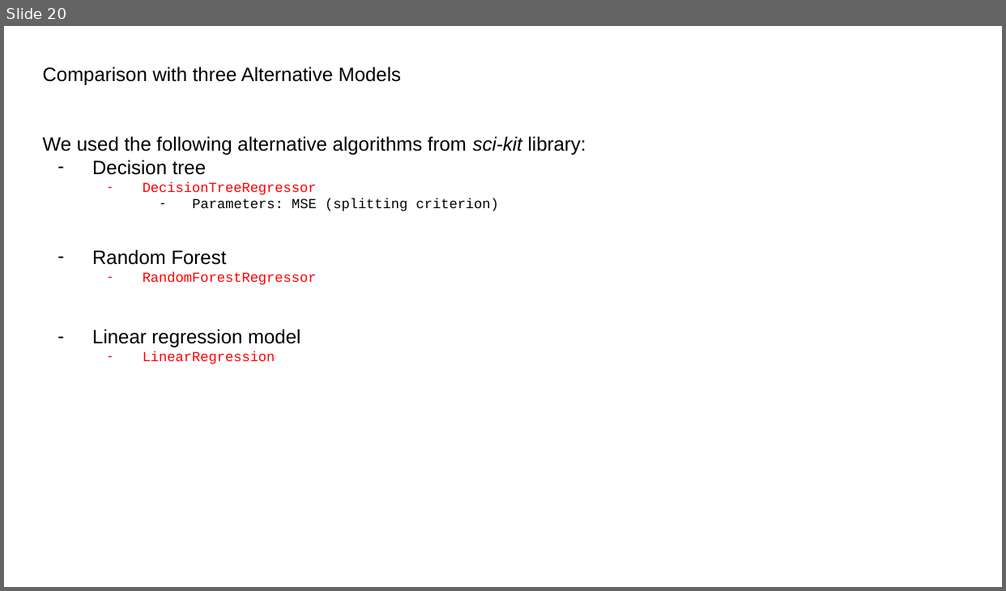
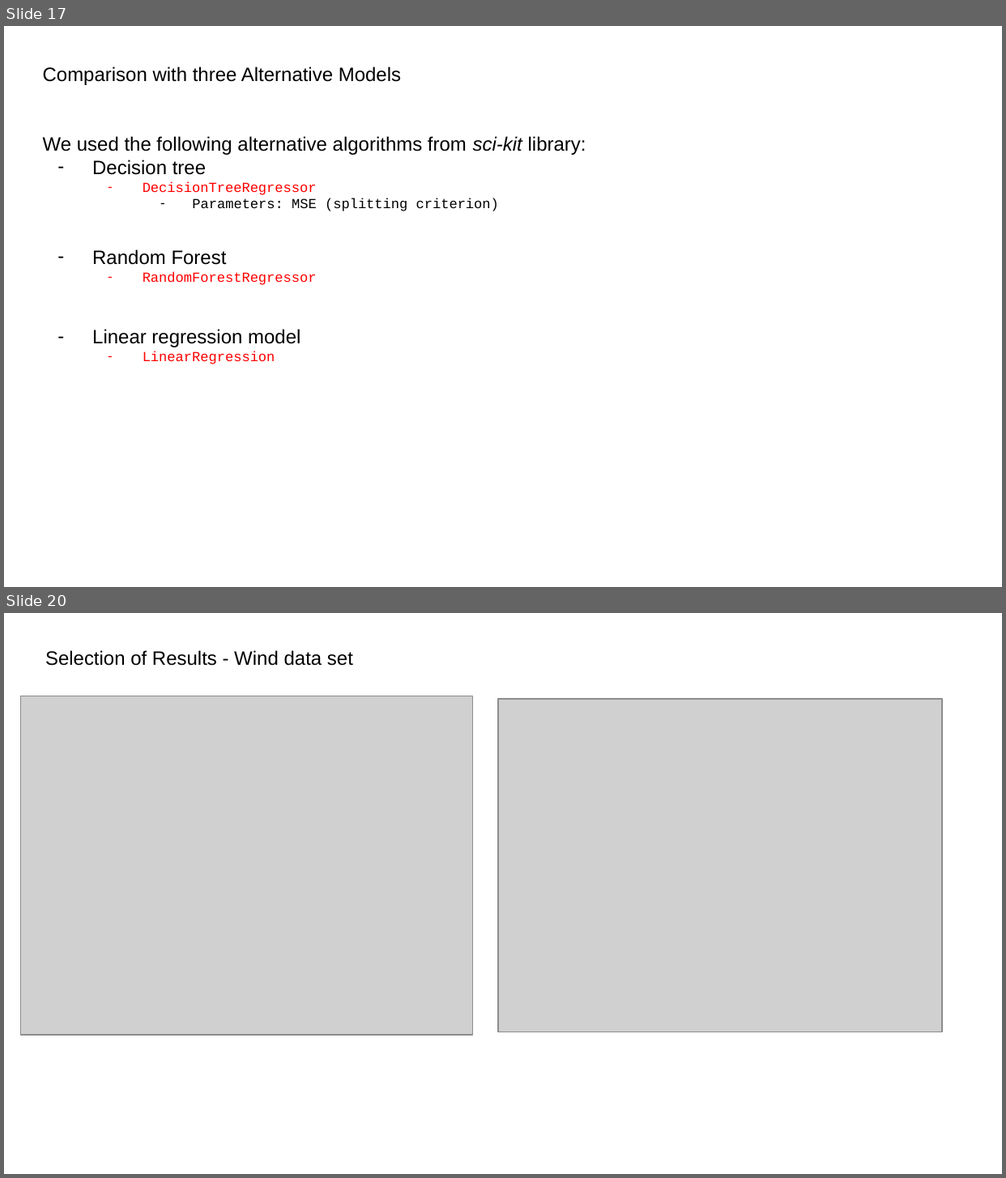
Before and after one commit to fambrogi/MachineLearning, a slide deck: ex_2/Slides_ML_regression.pptx. Shown one above the other, each under a label of ours: slide 20 before the commit, slides 17 and 20 after it; the slides between them are not shown. The pictures are 1006x591 and 1006x1178 pixels, drawn with LibreOffice and Linux fonts; fonts in the diff are those of the drawing; grey boxes stand for pictures. Boxes give left, top, right and bottom in pixels: in the first picture for what was removed or moved away, otherwise in the second. Text is boxed around its words. In the diff, an @@ line names an element or a change of style, - is before the commit and + after.

```diff
--- a/ex_2/Slides_ML_regression.pptx
+++ b/ex_2/Slides_ML_regression.pptx
@@ slide 20 added at (4, 613, 1002, 1174), background #FFFFFF @@
@@ text added at (45, 650, 353, 666), 14 pt, text #000000 @@
+Selection of Results - Wind data set
@@ picture added at (21, 696, 473, 1035) @@
@@ picture added at (498, 699, 942, 1032) @@
@@ what was slide 20 is now slide 17 @@
```
Also in this commit, not shown: 5 slides changed, 4 other slides added, 11 slides removed, 1 other file.
